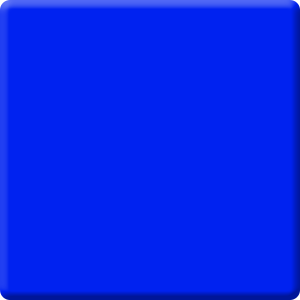
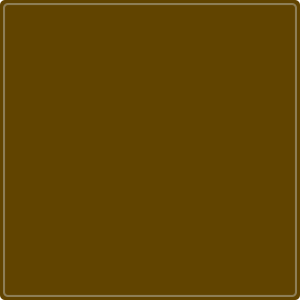
Two versions of the same layered image (w=300, h=300). Layer-by-layer changes:
added layer "Rounded Rectangle 2 copy" above "Rounded Rectangle 2" over left=3, top=3, right=297, bottom=297
renamed "Rounded Rectangle 1" to "Rounded Rectangle 2", painted on it over left=0, top=0, right=300, bottom=300
